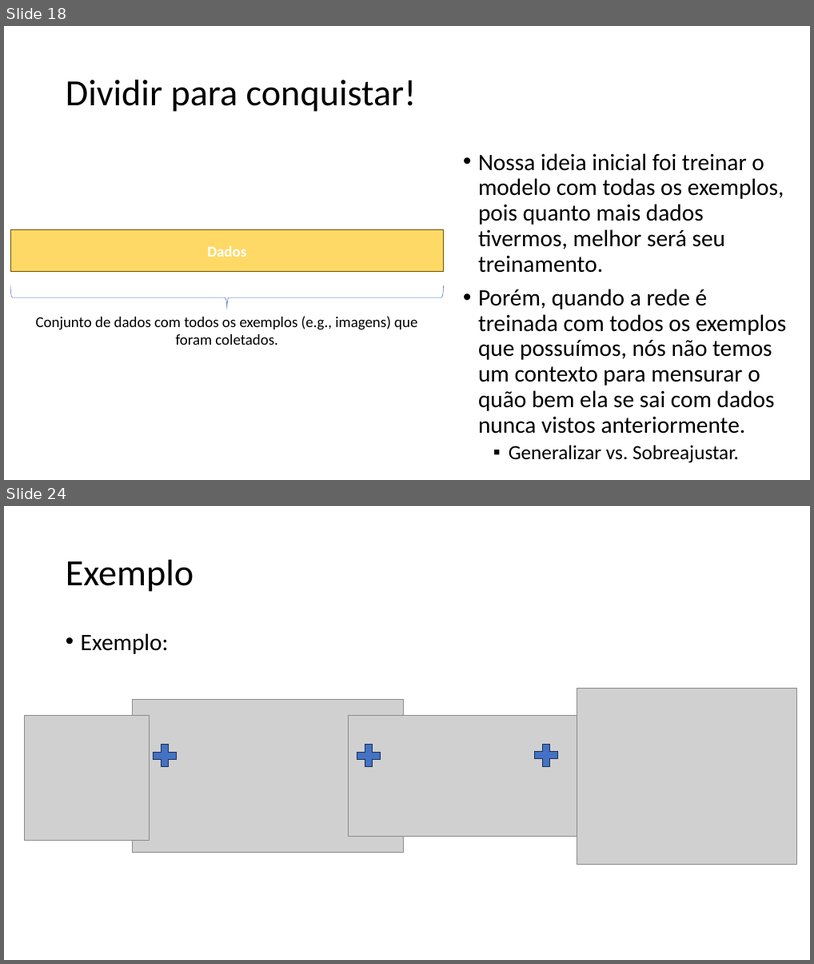
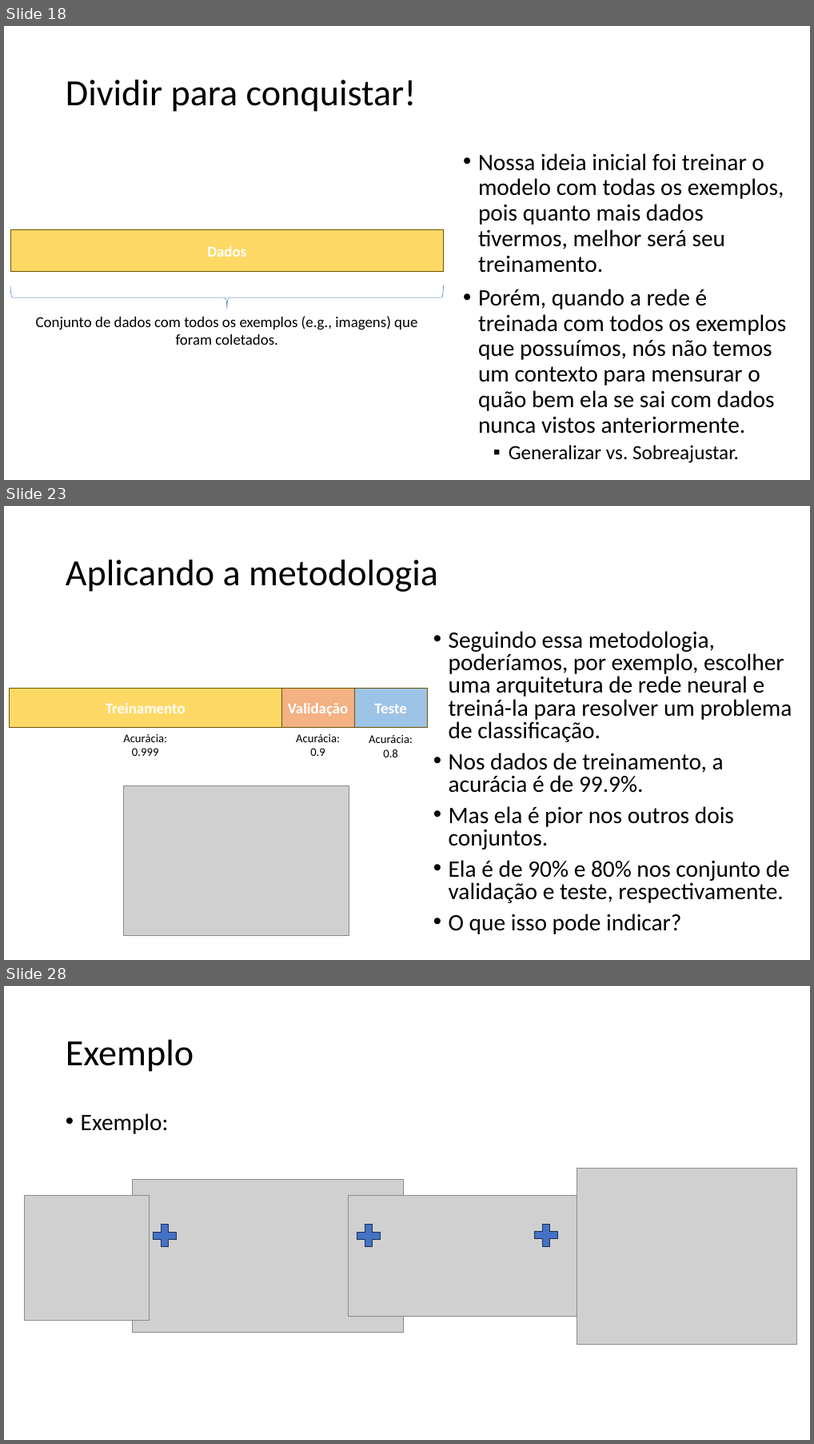
Before and after one commit to zz4fap/tp557-iot-ml, a slide deck: slides/TP557_10_Datasets.pptx. Shown one above the other, each under a label of ours: slides 18 and 24 before the commit, slides 18, 23 and 28 after it; the slides between them are not shown. The pictures are 814x964 and 814x1444 pixels, drawn with LibreOffice and Linux fonts; fonts in the diff are those of the drawing; grey boxes stand for pictures. Boxes give left, top, right and bottom in pixels: in the first picture for what was removed or moved away, otherwise in the second. Text is boxed around its words. In the diff, an @@ line names an element or a change of style, - is before the commit and + after.

```diff
--- a/slides/TP557_10_Datasets.pptx
+++ b/slides/TP557_10_Datasets.pptx
@@ slide 23 added at (4, 506, 810, 960), background #FFFFFF @@
@@ title added at (66, 560, 438, 592), 44 pt, text #000000 @@
+Aplicando a metodologia
@@ text added at (449, 631, 793, 934), 28 pt, text #000000 @@
+• Seguindo essa metodologia, poderíamos, por exemplo, escolher uma arquitetura de rede neural e treiná-la para resolver um problema de classificação.
+• Nos dados de treinamento, a acurácia é de 99.9%.
+• Mas ela é pior nos outros dois conjuntos.
+• Ela é de 90% e 80% nos conjunto de validação e teste, respectivamente.
+• O que isso pode indicar?
@@ rectangle added at (10, 688, 282, 728), fill #FFD966, outline #705400 1 pt, 18 pt, text #FFFFFF, bold @@
+Treinamento
@@ rectangle added at (282, 688, 354, 728), fill #F4B183, outline #705400 1 pt, 18 pt, text #FFFFFF, bold @@
+Validação
@@ rectangle added at (355, 688, 427, 728), fill #9DC3E6, outline #705400 1 pt, 18 pt, text #FFFFFF, bold @@
+Teste
@@ text added at (123, 734, 167, 756), 14 pt, text #000000 @@
+Acurácia: 0.999
@@ text added at (296, 734, 340, 756), 14 pt, text #000000 @@
+Acurácia: 0.9
@@ text added at (369, 735, 413, 757), 14 pt, text #000000 @@
+Acurácia: 0.8
@@ picture added at (124, 785, 350, 936) @@
@@ what was slide 24 is now slide 28 @@
```
Also in this commit, not shown: 4 slides changed, 4 other slides added, 3 other files.
